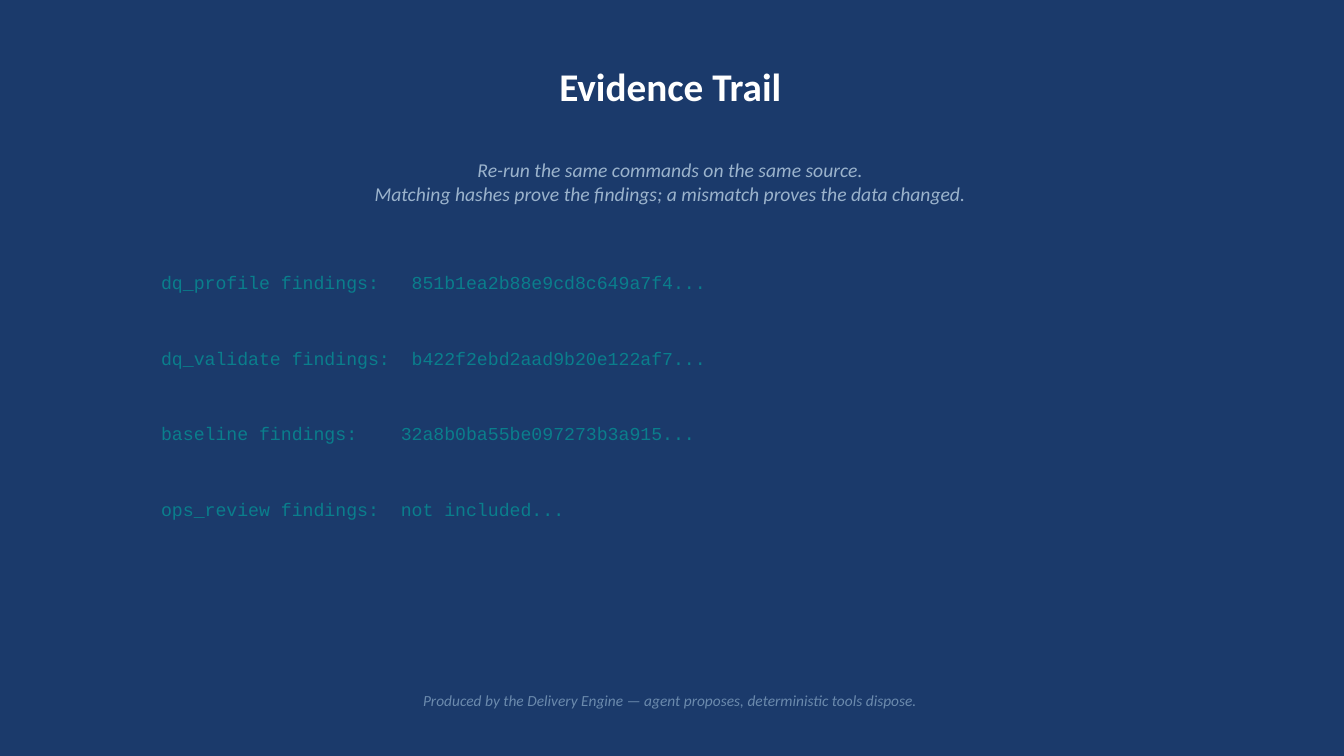
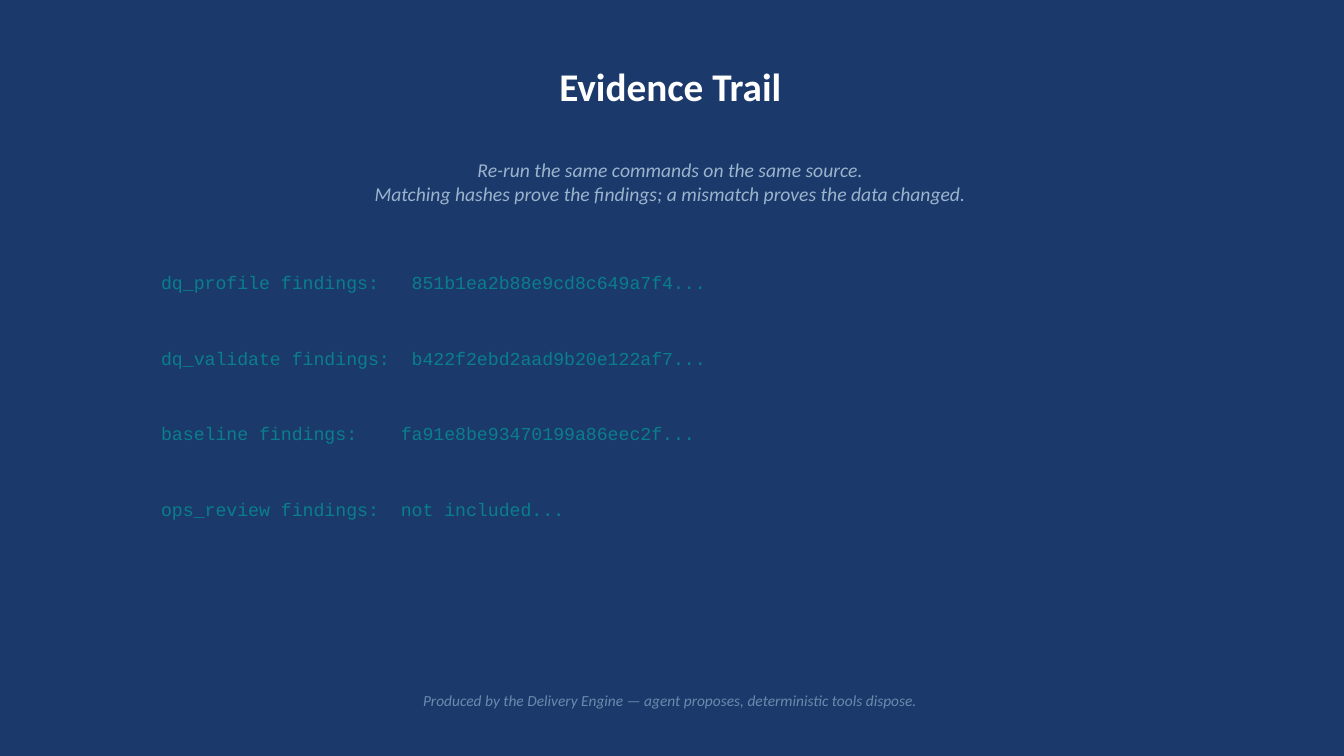
Before and after one commit to MohdSaifHussain/delivery-engine, a slide deck: slide 7 of examples/churn_analysis/output/final/delivery_package.pptx. Drawn at 1344x756 pixels with LibreOffice and Linux fonts; fonts in the diff are those of the drawing. Boxes give left, top, right and bottom in pixels: in the first picture for what was removed or moved away, otherwise in the second. Text is boxed around its words. In the diff, an @@ line names an element or a change of style, - is before the commit and + after.

Commit message:
Re-run churn_analysis with G2/G3 disclosures in baseline findings

```diff
--- a/examples/churn_analysis/output/final/delivery_package.pptx
+++ b/examples/churn_analysis/output/final/delivery_package.pptx
@@ text at [161,428,695,444]: text changed @@
-baseline findings: 32a8b0ba55be097273b3a915...
+baseline findings: fa91e8be93470199a86eec2f...
```
Also in this commit, not shown: 7 other files.
